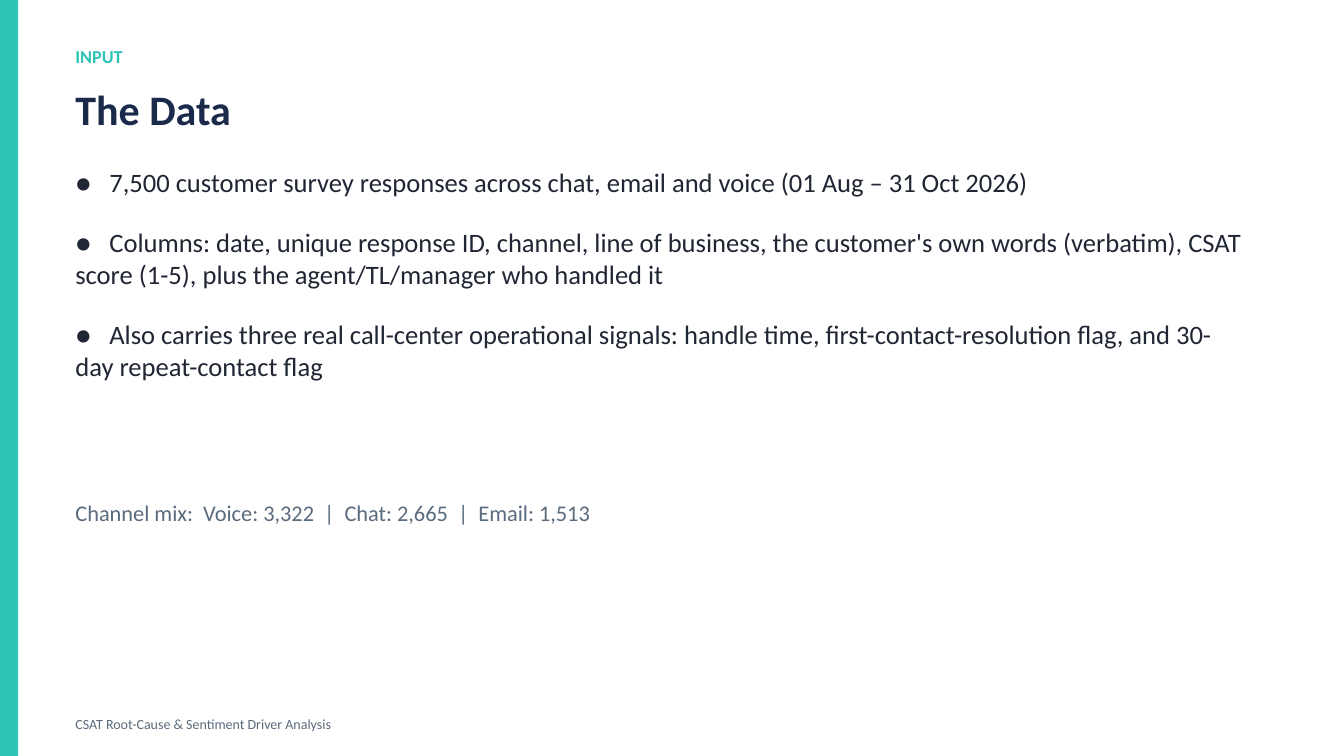
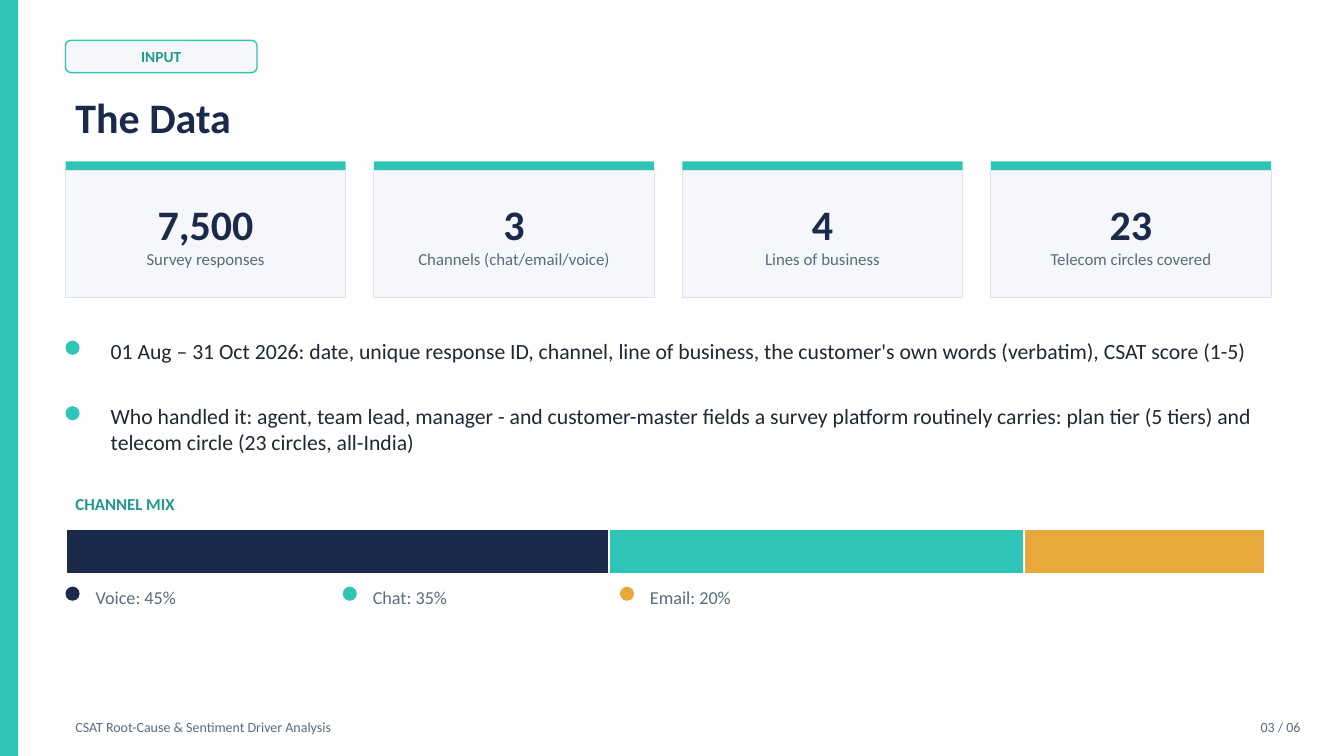
Before and after one commit to rameshpennam/ds-use-cases, a slide deck: slide 3 of usecase1_csat_nlp_rootcause/final_output/usecase1_csat_summary.pptx. Drawn at 1344x756 pixels with LibreOffice and Linux fonts; fonts in the diff are those of the drawing. Boxes give left, top, right and bottom in pixels: in the first picture for what was removed or moved away, otherwise in the second. Text is boxed around its words. In the diff, an @@ line names an element or a change of style, - is before the commit and + after.

```diff
--- a/usecase1_csat_nlp_rootcause/final_output/usecase1_csat_summary.pptx
+++ b/usecase1_csat_nlp_rootcause/final_output/usecase1_csat_summary.pptx
@@ rounded rectangle "INPUT": place and size @@
-rounded rectangle "INPUT" at bbox=[75, 51, 122, 63]
+rounded rectangle "INPUT" at bbox=[66, 40, 257, 73]
@@ rounded rectangle "INPUT" at bbox=[66, 40, 257, 73]: size 13 to 11 pt, text colour #2EC4B6 to #1F9A8F; alignment left to centre; vertical alignment top to middle; fill none to #F5F7FA; outline none to #2EC4B6 1 pt @@
@@ text "The Data": place and size @@
-text "The Data" at bbox=[75, 95, 231, 126]
+text "The Data" at bbox=[75, 103, 231, 134]
@@ rectangle added at bbox=[66, 161, 346, 170], fill #2EC4B6 @@
@@ rectangle added at bbox=[66, 170, 346, 297], fill #F5F7FA, outline #DDE2E8 0.75 pt, 12 pt, text #5A6B7D @@
+7,500
+Survey responses
@@ rectangle added at bbox=[374, 161, 654, 170], fill #2EC4B6 @@
@@ rectangle added at bbox=[374, 170, 654, 297], fill #F5F7FA, outline #DDE2E8 0.75 pt, 12 pt, text #5A6B7D @@
+3
+Channels (chat/email/voice)
@@ rectangle added at bbox=[683, 161, 963, 170], fill #2EC4B6 @@
@@ rectangle added at bbox=[683, 170, 963, 297], fill #F5F7FA, outline #DDE2E8 0.75 pt, 12 pt, text #5A6B7D @@
+4
+Lines of business
@@ rectangle added at bbox=[991, 161, 1271, 170], fill #2EC4B6 @@
@@ rectangle added at bbox=[991, 170, 1271, 297], fill #F5F7FA, outline #DDE2E8 0.75 pt, 12 pt, text #5A6B7D @@
+23
+Telecom circles covered
@@ ellipse added at bbox=[66, 341, 80, 355], fill #2EC4B6 @@
@@ text at bbox=[111, 343, 1245, 363]: text changed; size 19 to 15.5 pt @@
-● 7,500 customer survey responses across chat, email and voice (01 Aug – 31 Oct 2026)
-● Columns: date, unique response ID, channel, line of business, the customer's own words (verbatim), CSAT score (1-5), plus the agent/TL/manager who handled it
-● Also carries three real call-center operational signals: handle time, first-contact-resolution flag, and 30-day repeat-contact flag
+01 Aug – 31 Oct 2026: date, unique response ID, channel, line of business, the customer's own words (verbatim), CSAT score (1-5)
@@ ellipse added at bbox=[66, 406, 80, 420], fill #2EC4B6 @@
@@ text added at bbox=[111, 408, 1250, 453], 15.5 pt, text #202633 @@
+Who handled it: agent, team lead, manager - and customer-master fields a survey platform routinely carries: plan tier (5 tiers) and telecom circle (23 circles, all-India)
@@ text removed at bbox=[75, 505, 590, 524] @@
-Channel mix: Voice: 3,322 | Chat: 2,665 | Email: 1,513
@@ text added at bbox=[75, 499, 174, 510], 12 pt, text #1F9A8F, bold @@
+CHANNEL MIX
@@ rectangle added at bbox=[66, 529, 610, 575], fill #1B2A4A, outline #FFFFFF 1.5 pt @@
@@ rectangle added at bbox=[610, 529, 1024, 575], fill #2EC4B6, outline #FFFFFF 1.5 pt @@
@@ rectangle added at bbox=[1024, 529, 1265, 575], fill #E8A83C, outline #FFFFFF 1.5 pt @@
@@ ellipse added at bbox=[66, 587, 80, 601], fill #1B2A4A @@
@@ text added at bbox=[96, 591, 175, 604], 13 pt, text #5A6B7D @@
+Voice: 45%
@@ ellipse added at bbox=[343, 587, 357, 601], fill #2EC4B6 @@
@@ text added at bbox=[373, 591, 447, 604], 13 pt, text #5A6B7D @@
+Chat: 35%
@@ ellipse added at bbox=[620, 587, 634, 601], fill #E8A83C @@
@@ text added at bbox=[650, 591, 730, 604], 13 pt, text #5A6B7D @@
+Email: 20%
@@ text added at bbox=[1261, 722, 1300, 732], 10 pt, text #5A6B7D @@
+03 / 06
```
Also in this commit, not shown: 5 other slides changed, 19 other files.
